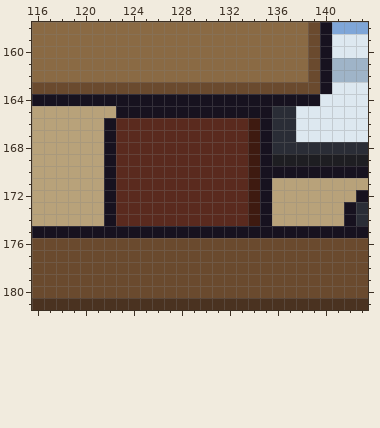
One commit to this pixel-art file: office/site_trailer_office_a.aseprite. The picture above was drawn from the file before the commit.
320x320 pixels, 1 frame. Colours within 5 levels of each other are drawn and written as one. Shown: x 116..143, y 158..181.
New version:
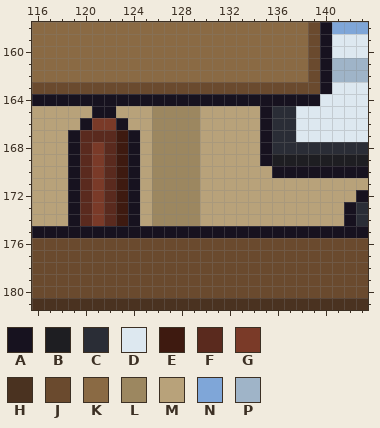
Palette (. is transparent): A #17121f  B #1e1e22  C #2a2d36  D #dde8f0  E #3e1a10  F #5a2a1e  G #7a3a28  H #4a3220  J #6a4a2e  K #8a6a44  L #9c8760  M #b8a27a  N #7fa6d8  P #9fb4c8
Changes in this commit:
--- layer "Chair"
@@ x 116..143 @@
 164 AAAAAAAAAAAAAAAAAAAAAAAADDDD
-165 MMMMMMMAAAAAAAAAAAAACCDDDDDD
-166 MMMMMMAFFFFFFFFFFFEACCDDDDDD
-167 MMMMMMAFFFFFFFFFFFEACCDDDDDD
-168 MMMMMMAFFFFFFFFFFFEACCCCCCCC
-169 MMMMMMAFFFFFFFFFFFEABBBBBBBB
-170 MMMMMMAFFFFFFFFFFFEAAAAAAAAA
-171 MMMMMMAFFFFFFFFFFFEAMMMMMMMM
-172 MMMMMMAFFFFFFFFFFFEAMMMMMMMA
-173 MMMMMMAFFFFFFFFFFFEAMMMMMMAC
-174 MMMMMMAFFFFFFFFFFFEAMMMMMMAC
+165 MMMMMAAMMMLLLLMMMMMACCDDDDDD
+166 MMMMAGGAMMLLLLMMMMMACCDDDDDD
+167 MMMAFFFEAMLLLLMMMMMACCDDDDDD
+168 MMMAFGFEAMLLLLMMMMMACCCCCCCC
+169 MMMAFGFEAMLLLLMMMMMABBBBBBBB
+170 MMMAFGFEAMLLLLMMMMMMAAAAAAAA
+171 MMMAFGFEAMLLLLMMMMMMMMMMMMMM
+172 MMMAFGFEAMLLLLMMMMMMMMMMMMMA
+173 MMMAFGFEAMLLLLMMMMMMMMMMMMAC
+174 MMMAFGFEAMLLLLMMMMMMMMMMMMAC
 175 AAAAAAAAAAAAAAAAAAAAAAAAAAAA
